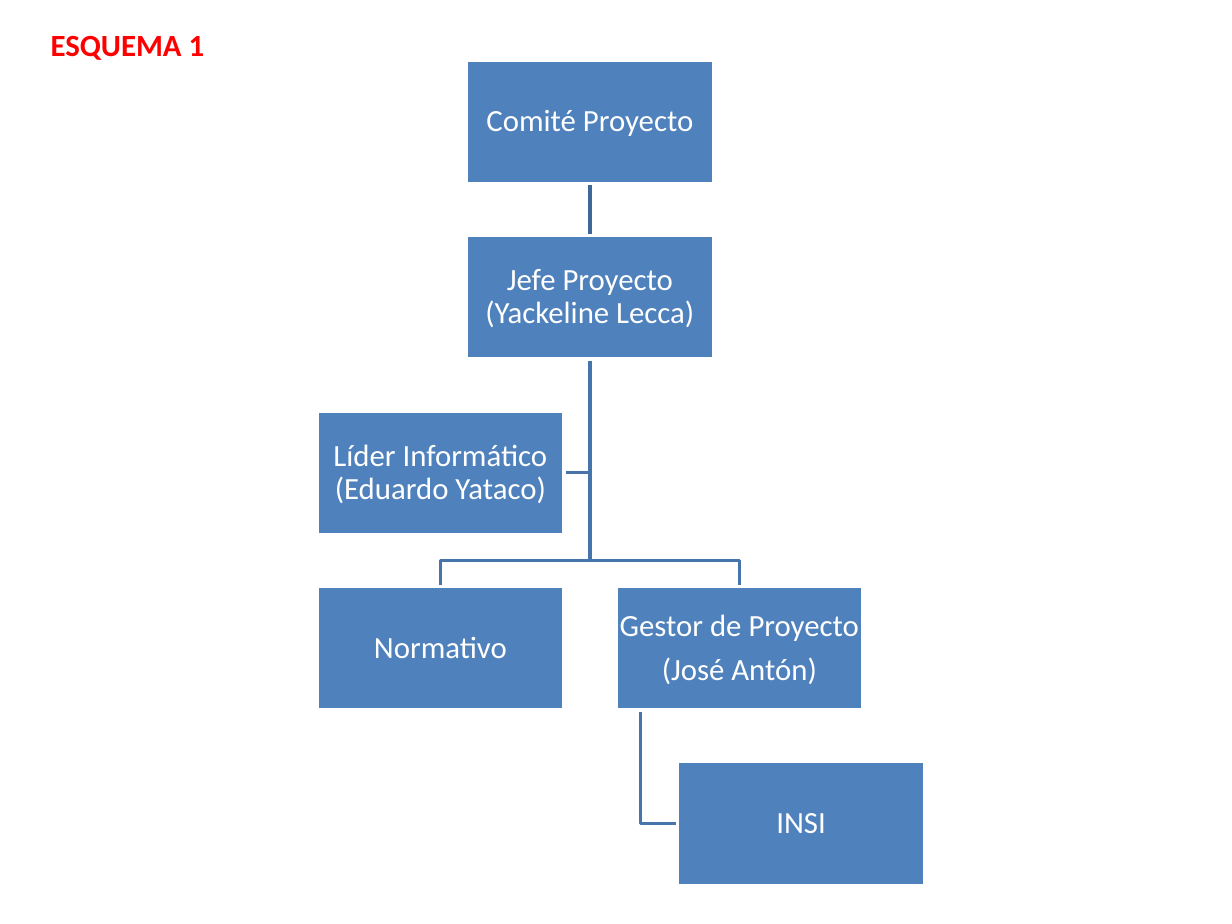
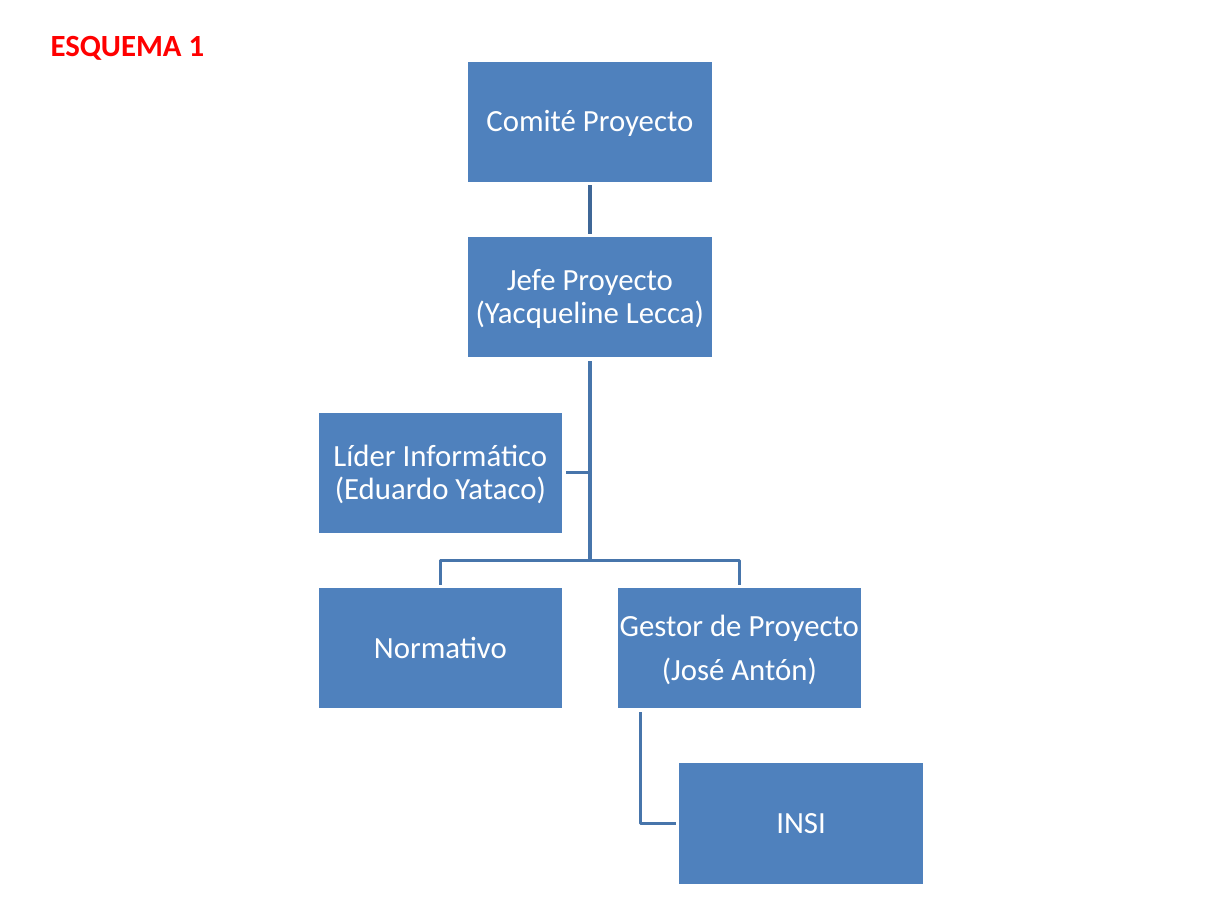
Before and after one commit to jantonnapa/managen, a slide deck: slide 1 of Estructura Organizacional - P1.pptx. Drawn at 1232x924 pixels with LibreOffice and Linux fonts; fonts in the diff are those of the drawing. Boxes give left, top, right and bottom in pixels: in the first picture for what was removed or moved away, otherwise in the second. Text is boxed around its words. In the diff, an @@ line names an element or a change of style, - is before the commit and + after.

```diff
--- a/Estructura Organizacional - P1.pptx
+++ b/Estructura Organizacional - P1.pptx
@@ text at box(476, 269, 704, 328): text changed @@
-Jefe Proyecto (Yackeline Lecca)
+Jefe Proyecto (Yacqueline Lecca)
```
Also in this commit, not shown: 2 other slides changed, 2 other files.
